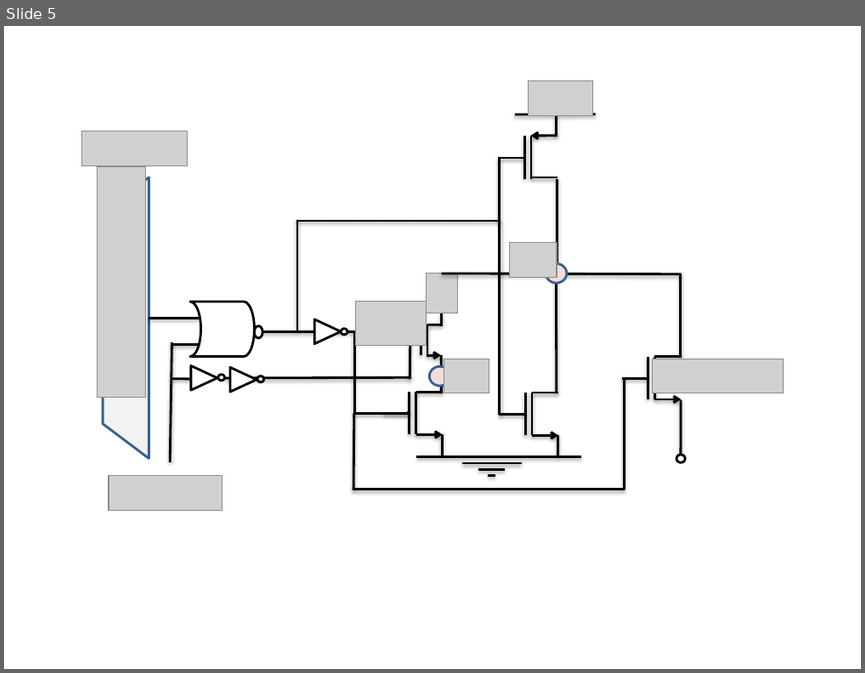
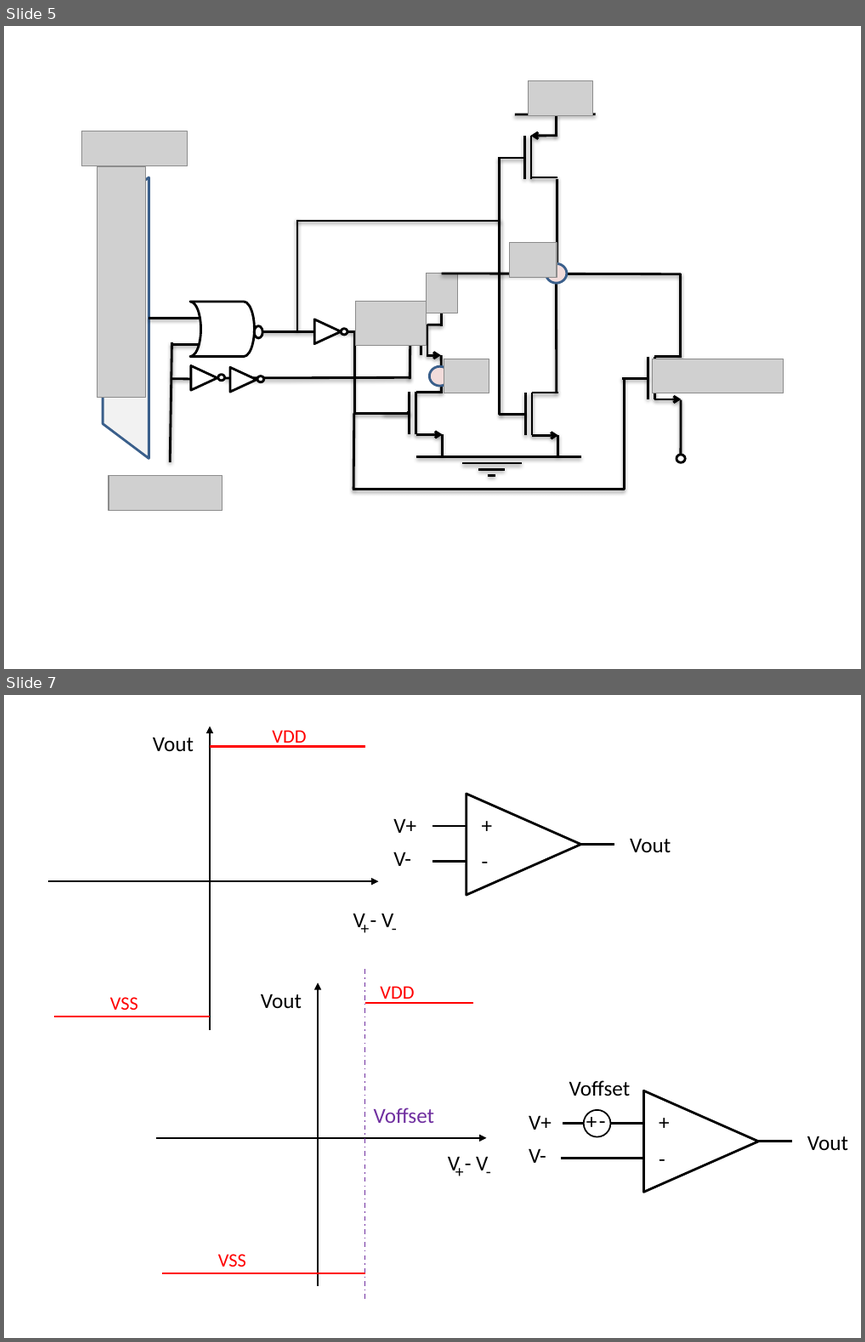
Before and after one commit to alexander-standaert/Thesis-Design-of-RRam, a slide deck: Thesis/fig/figure presentation.pptx. Shown one above the other, each under a label of ours: slide 5 before the commit, slides 5 and 7 after it; the slides between them are not shown. The pictures are 865x673 and 865x1342 pixels, drawn with LibreOffice and Linux fonts; fonts in the diff are those of the drawing; grey boxes stand for pictures. Boxes give left, top, right and bottom in pixels: in the first picture for what was removed or moved away, otherwise in the second. Text is boxed around its words. In the diff, an @@ line names an element or a change of style, - is before the commit and + after.

```diff
--- a/Thesis/fig/figure presentation.pptx
+++ b/Thesis/fig/figure presentation.pptx
@@ slide 7 added at [4, 695, 861, 1338], background #FFFFFF @@
@@ text added at [153, 737, 194, 751], 18 pt, text #000000 @@
+Vout
@@ arrow added from (210, 1030) to (210, 726), #000000 1.25 pt @@
@@ text added at [272, 730, 306, 748], 16 pt, text #FF0000 @@
+VDD
@@ line added from (210, 746) to (364, 746), #FF0000 1.5 pt @@
@@ triangle added at [466, 794, 580, 895], outline #000000 2 pt @@
@@ text added at [393, 818, 416, 833], 18 pt, text #000000 @@
+V+
@@ text added at [472, 807, 501, 841], 18 pt, text #000000 @@
++
@@ line added from (432, 826) to (466, 826), #000000 2 pt @@
@@ text added at [472, 843, 497, 878], 18 pt, text #000000 @@
+-
@@ line added from (580, 844) to (615, 844), #000000 2 pt @@
@@ text added at [630, 838, 670, 852], 18 pt, text #000000 @@
+Vout
@@ text added at [393, 851, 411, 866], 18 pt, text #000000 @@
+V-
@@ line added from (432, 862) to (466, 862), #000000 2 pt @@
@@ arrow added from (47, 882) to (378, 882), #000000 1.25 pt @@
@@ text added at [352, 913, 378, 941], 14 pt, text #000000 @@
++
@@ text added at [353, 913, 393, 932], 18 pt, text #000000 @@
+V - V
@@ text added at [383, 913, 405, 941], 14 pt, text #000000 @@
+-
@@ text added at [110, 997, 138, 1009], 16 pt, text #FF0000 @@
+VSS
@@ line added from (54, 1016) to (210, 1016), #FF0000 1.5 pt @@
@@ group added at [155, 970, 848, 1300]: 15 texts, 7 lines, 2 arrows, 1 triangle, 1 ellipse @@
++
+-
+V+
+V-
+Vout
+V - V
++
+-
+Vout
+VDD
+VSS
++
+-
+Voffset
+Voffset
```
Also in this commit, not shown: 5 other slides added, 43 other files.
